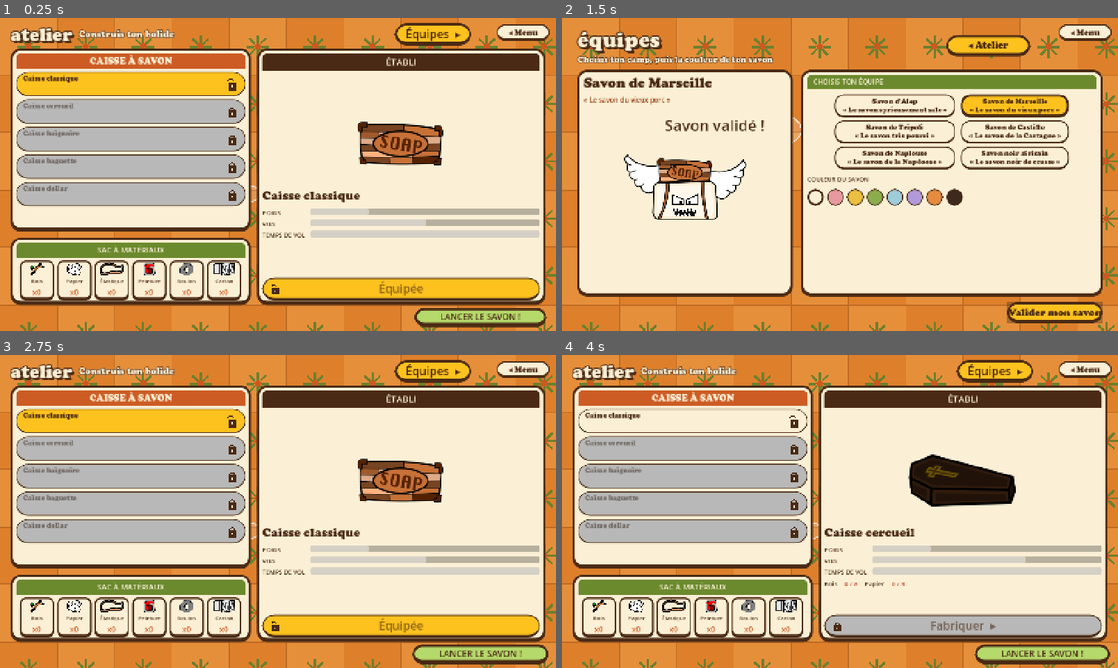
Above: before the commit, frames 1-4 (two rows, left to right).
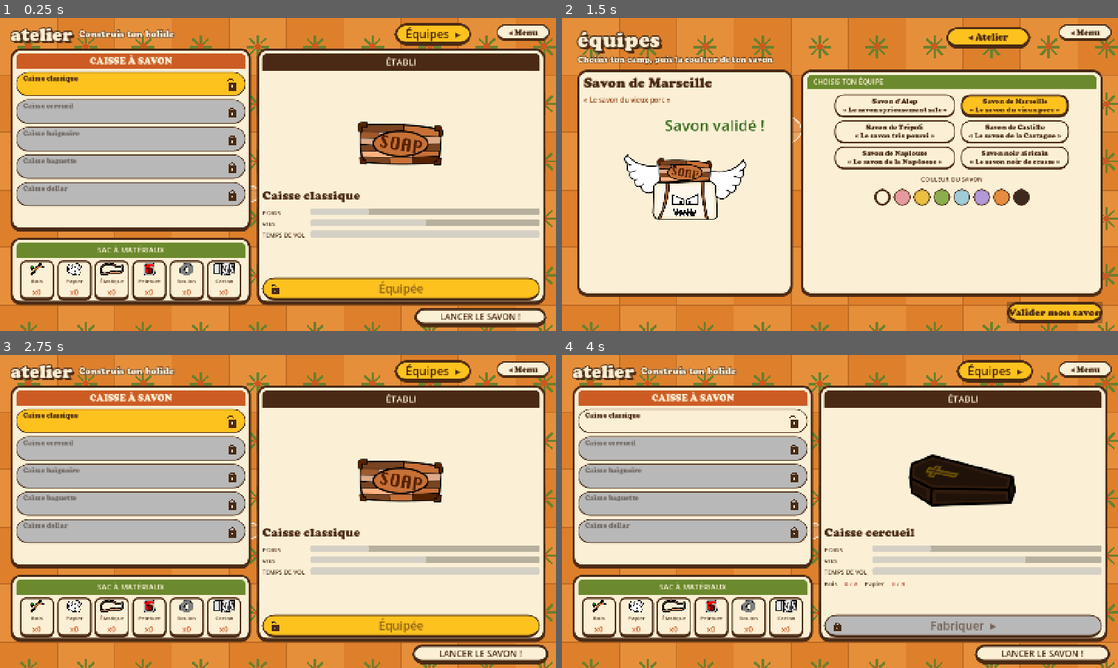
Above: after the commit, the same moments.

Repository: atostivint/LesAilesEtLaCaisse
Game: Godot game, scene res://scenes/atelier.tscn
Two runs of this game, one before a commit and one after it. Both use one fixed random seed, a clock stepped at 60 frames per second and the inputs below.
Inputs (mouse positions are in pixels of both pictures, inside the frame that each line leads up to):
- Up to frame 1 (0.25 s): no input
- Up to frame 2 (1.5 s): click "Équipes ▸" at 0.5 s; click "Valider mon savon" at 1.25 s
- Up to frame 3 (2.75 s): click "◂ Atelier" at 2 s
- Up to frame 4 (4 s): click (695, 420) at 2.77 s; click (695, 448) at 3.52 s

The runs differ from the first frame. In frame 1, 0.9% of the frame differs, in the area x 75-98%, y 93-98%; in frame 2, 3.2%, in the area x 18-85%, y 2-60%; in frame 3, 1.0%; in frame 4, 1.0%.

Commit message:
Menu : survol contrasté ; Équipes : alignement du haut, couleurs centrées, message vert ; scores : plus de marge
Co-Authored-By: Claude Haiku 5.5 <noreply@anthropic.com>

Diff:
--- a/Mathilde/main_menu.tscn
+++ b/Mathilde/main_menu.tscn
@@ -158,9 +158,9 @@
 theme_override_colors/font_pressed_color = Color(0.29, 0.165, 0.078, 1)
 theme_override_font_sizes/font_size = 40
 theme_override_styles/normal = SubResource("btn_yellow")
-theme_override_styles/pressed = SubResource("btn_yellow")
-theme_override_styles/hover = SubResource("btn_yellow")
-theme_override_styles/focus = SubResource("btn_yellow")
+theme_override_styles/pressed = SubResource("btn_cream")
+theme_override_styles/hover = SubResource("btn_cream")
+theme_override_styles/focus = SubResource("btn_cream")
 text = "Nouvelle partie"
 
 [node name="Continuer" type="Button" parent="Boutons"]
--- a/scenes/equipes.tscn
+++ b/scenes/equipes.tscn
@@ -77,6 +77,7 @@
 
 [node name="Haut" type="HBoxContainer" parent="Marge/Main"]
 layout_mode = 2
+alignment = 0
 theme_override_constants/separation = 20
 
 [node name="Titres" type="VBoxContainer" parent="Marge/Main/Haut"]
@@ -108,7 +109,7 @@
 [node name="Retour" type="Button" parent="Marge/Main/Haut"]
 custom_minimum_size = Vector2(220, 56)
 layout_mode = 2
-size_flags_vertical = 4
+size_flags_vertical = 0
 theme_override_colors/font_color = Color(0.29, 0.165, 0.078, 1)
 theme_override_fonts/font = ExtResource("3_font")
 theme_override_font_sizes/font_size = 24
@@ -241,11 +242,13 @@
 layout_mode = 2
 theme_override_colors/font_color = Color(0.29, 0.165, 0.078, 1)
 theme_override_font_sizes/font_size = 16
+horizontal_alignment = 1
 text = "COULEUR DU SAVON"
 
 [node name="Swatches" type="HBoxContainer" parent="Marge/Main/Corps/Droite/DroiteBox"]
 unique_name_in_owner = true
 layout_mode = 2
+alignment = 1
 theme_override_constants/separation = 8
 
 [node name="Valider" type="Button" parent="Marge/Main"]
--- a/scenes/score_bon.tscn
+++ b/scenes/score_bon.tscn
@@ -95,17 +95,17 @@
 anchors_preset = 15
 anchor_right = 1.0
 anchor_bottom = 1.0
-offset_bottom = -380.0
+offset_bottom = -410.0
 grow_horizontal = 2
 grow_vertical = 2
 
 [node name="Colline" type="Polygon2D" parent="Haut"]
 color = Color(0.98, 0.94, 0.84, 1)
-polygon = PackedVector2Array(0, 300, 180, 240, 420, 220, 700, 300, 1000, 400, 1456, 330, 1456, 439, 0, 439)
+polygon = PackedVector2Array(0, 300, 180, 240, 420, 220, 700, 300, 1000, 400, 1456, 330, 1456, 419, 0, 419)
 
 [node name="Mer" type="Polygon2D" parent="Haut"]
 color = Color(0.35, 0.6, 0.62, 1)
-polygon = PackedVector2Array(0, 402, 1456, 402, 1456, 439, 0, 439)
+polygon = PackedVector2Array(0, 402, 1456, 402, 1456, 419, 0, 419)
 
 [node name="Savon" parent="Haut" instance=ExtResource("4_soap")]
 unique_name_in_owner = true
@@ -138,7 +138,7 @@
 offset_left = 40.0
 offset_top = 120.0
 offset_right = 300.0
-offset_bottom = 430.0
+offset_bottom = 410.0
 expand_mode = 1
 stretch_mode = 5
 
@@ -147,7 +147,7 @@
 offset_left = 1140.0
 offset_top = 110.0
 offset_right = 1410.0
-offset_bottom = 430.0
+offset_bottom = 410.0
 expand_mode = 1
 stretch_mode = 5
 
@@ -157,17 +157,17 @@
 anchor_top = 1.0
 anchor_right = 1.0
 anchor_bottom = 1.0
-offset_top = -380.0
+offset_top = -410.0
 grow_horizontal = 2
 grow_vertical = 0
 theme_override_styles/panel = SubResource("bas")
 
 [node name="Marge" type="MarginContainer" parent="Bas"]
 layout_mode = 2
-theme_override_constants/margin_left = 48
-theme_override_constants/margin_top = 28
-theme_override_constants/margin_right = 48
-theme_override_constants/margin_bottom = 24
+theme_override_constants/margin_left = 56
+theme_override_constants/margin_top = 32
+theme_override_constants/margin_right = 56
+theme_override_constants/margin_bottom = 28
 
 [node name="Colonnes" type="HBoxContainer" parent="Bas/Marge"]
 layout_mode = 2
--- a/scenes/score_catastrophe.tscn
+++ b/scenes/score_catastrophe.tscn
@@ -95,17 +95,17 @@
 anchors_preset = 15
 anchor_right = 1.0
 anchor_bottom = 1.0
-offset_bottom = -380.0
+offset_bottom = -410.0
 grow_horizontal = 2
 grow_vertical = 2
 
 [node name="Colline" type="Polygon2D" parent="Haut"]
 color = Color(0.98, 0.94, 0.84, 1)
-polygon = PackedVector2Array(0, 300, 180, 240, 420, 220, 700, 300, 1000, 400, 1456, 330, 1456, 439, 0, 439)
+polygon = PackedVector2Array(0, 300, 180, 240, 420, 220, 700, 300, 1000, 400, 1456, 330, 1456, 419, 0, 419)
 
 [node name="Mer" type="Polygon2D" parent="Haut"]
 color = Color(0.35, 0.6, 0.62, 1)
-polygon = PackedVector2Array(0, 402, 1456, 402, 1456, 439, 0, 439)
+polygon = PackedVector2Array(0, 402, 1456, 402, 1456, 419, 0, 419)
 
 [node name="Savon" parent="Haut" instance=ExtResource("4_soap")]
 unique_name_in_owner = true
@@ -138,7 +138,7 @@
 offset_left = 40.0
 offset_top = 120.0
 offset_right = 300.0
-offset_bottom = 430.0
+offset_bottom = 410.0
 expand_mode = 1
 stretch_mode = 5
 
@@ -147,7 +147,7 @@
 offset_left = 1140.0
 offset_top = 110.0
 offset_right = 1410.0
-offset_bottom = 430.0
+offset_bottom = 410.0
 expand_mode = 1
 stretch_mode = 5
 
@@ -157,17 +157,17 @@
 anchor_top = 1.0
 anchor_right = 1.0
 anchor_bottom = 1.0
-offset_top = -380.0
+offset_top = -410.0
 grow_horizontal = 2
 grow_vertical = 0
 theme_override_styles/panel = SubResource("bas")
 
 [node name="Marge" type="MarginContainer" parent="Bas"]
 layout_mode = 2
-theme_override_constants/margin_left = 48
-theme_override_constants/margin_top = 28
-theme_override_constants/margin_right = 48
-theme_override_constants/margin_bottom = 24
+theme_override_constants/margin_left = 56
+theme_override_constants/margin_top = 32
+theme_override_constants/margin_right = 56
+theme_override_constants/margin_bottom = 28
 
 [node name="Colonnes" type="HBoxContainer" parent="Bas/Marge"]
 layout_mode = 2
--- a/scenes/score_excellent.tscn
+++ b/scenes/score_excellent.tscn
@@ -94,17 +94,17 @@
 anchors_preset = 15
 anchor_right = 1.0
 anchor_bottom = 1.0
-offset_bottom = -380.0
+offset_bottom = -410.0
 grow_horizontal = 2
 grow_vertical = 2
 
 [node name="Colline" type="Polygon2D" parent="Haut"]
 color = Color(0.98, 0.94, 0.84, 1)
-polygon = PackedVector2Array(0, 300, 180, 240, 420, 220, 700, 300, 1000, 400, 1456, 330, 1456, 439, 0, 439)
+polygon = PackedVector2Array(0, 300, 180, 240, 420, 220, 700, 300, 1000, 400, 1456, 330, 1456, 419, 0, 419)
 
 [node name="Mer" type="Polygon2D" parent="Haut"]
 color = Color(0.35, 0.6, 0.62, 1)
-polygon = PackedVector2Array(0, 402, 1456, 402, 1456, 439, 0, 439)
+polygon = PackedVector2Array(0, 402, 1456, 402, 1456, 419, 0, 419)
 
 [node name="Savon" parent="Haut" instance=ExtResource("4_soap")]
 unique_name_in_owner = true
@@ -137,7 +137,7 @@
 offset_left = 40.0
 offset_top = 120.0
 offset_right = 300.0
-offset_bottom = 430.0
+offset_bottom = 410.0
 expand_mode = 1
 stretch_mode = 5
 
@@ -146,7 +146,7 @@
 offset_left = 1140.0
 offset_top = 110.0
 offset_right = 1410.0
-offset_bottom = 430.0
+offset_bottom = 410.0
 expand_mode = 1
 stretch_mode = 5
 
@@ -156,17 +156,17 @@
 anchor_top = 1.0
 anchor_right = 1.0
 anchor_bottom = 1.0
-offset_top = -380.0
+offset_top = -410.0
 grow_horizontal = 2
 grow_vertical = 0
 theme_override_styles/panel = SubResource("bas")
 
 [node name="Marge" type="MarginContainer" parent="Bas"]
 layout_mode = 2
-theme_override_constants/margin_left = 48
-theme_override_constants/margin_top = 28
-theme_override_constants/margin_right = 48
-theme_override_constants/margin_bottom = 24
+theme_override_constants/margin_left = 56
+theme_override_constants/margin_top = 32
+theme_override_constants/margin_right = 56
+theme_override_constants/margin_bottom = 28
 
 [node name="Colonnes" type="HBoxContainer" parent="Bas/Marge"]
 layout_mode = 2
--- a/scenes/score_mauvais.tscn
+++ b/scenes/score_mauvais.tscn
@@ -95,17 +95,17 @@
 anchors_preset = 15
 anchor_right = 1.0
 anchor_bottom = 1.0
-offset_bottom = -380.0
+offset_bottom = -410.0
 grow_horizontal = 2
 grow_vertical = 2
 
 [node name="Colline" type="Polygon2D" parent="Haut"]
 color = Color(0.98, 0.94, 0.84, 1)
-polygon = PackedVector2Array(0, 300, 180, 240, 420, 220, 700, 300, 1000, 400, 1456, 330, 1456, 439, 0, 439)
+polygon = PackedVector2Array(0, 300, 180, 240, 420, 220, 700, 300, 1000, 400, 1456, 330, 1456, 419, 0, 419)
 
 [node name="Mer" type="Polygon2D" parent="Haut"]
 color = Color(0.35, 0.6, 0.62, 1)
-polygon = PackedVector2Array(0, 402, 1456, 402, 1456, 439, 0, 439)
+polygon = PackedVector2Array(0, 402, 1456, 402, 1456, 419, 0, 419)
 
 [node name="Savon" parent="Haut" instance=ExtResource("4_soap")]
 unique_name_in_owner = true
@@ -138,7 +138,7 @@
 offset_left = 40.0
 offset_top = 120.0
 offset_right = 300.0
-offset_bottom = 430.0
+offset_bottom = 410.0
 expand_mode = 1
 stretch_mode = 5
 
@@ -147,7 +147,7 @@
 offset_left = 1140.0
 offset_top = 110.0
 offset_right = 1410.0
-offset_bottom = 430.0
+offset_bottom = 410.0
 expand_mode = 1
 stretch_mode = 5
 
@@ -157,17 +157,17 @@
 anchor_top = 1.0
 anchor_right = 1.0
 anchor_bottom = 1.0
-offset_top = -380.0
+offset_top = -410.0
 grow_horizontal = 2
 grow_vertical = 0
 theme_override_styles/panel = SubResource("bas")
 
 [node name="Marge" type="MarginContainer" parent="Bas"]
 layout_mode = 2
-theme_override_constants/margin_left = 48
-theme_override_constants/margin_top = 28
-theme_override_constants/margin_right = 48
-theme_override_constants/margin_bottom = 24
+theme_override_constants/margin_left = 56
+theme_override_constants/margin_top = 32
+theme_override_constants/margin_right = 56
+theme_override_constants/margin_bottom = 28
 
 [node name="Colonnes" type="HBoxContainer" parent="Bas/Marge"]
 layout_mode = 2
--- a/scenes/score_moyen.tscn
+++ b/scenes/score_moyen.tscn
@@ -95,17 +95,17 @@
 anchors_preset = 15
 anchor_right = 1.0
 anchor_bottom = 1.0
-offset_bottom = -380.0
+offset_bottom = -410.0
 grow_horizontal = 2
 grow_vertical = 2
 
 [node name="Colline" type="Polygon2D" parent="Haut"]
 color = Color(0.98, 0.94, 0.84, 1)
-polygon = PackedVector2Array(0, 300, 180, 240, 420, 220, 700, 300, 1000, 400, 1456, 330, 1456, 439, 0, 439)
+polygon = PackedVector2Array(0, 300, 180, 240, 420, 220, 700, 300, 1000, 400, 1456, 330, 1456, 419, 0, 419)
 
 [node name="Mer" type="Polygon2D" parent="Haut"]
 color = Color(0.35, 0.6, 0.62, 1)
-polygon = PackedVector2Array(0, 402, 1456, 402, 1456, 439, 0, 439)
+polygon = PackedVector2Array(0, 402, 1456, 402, 1456, 419, 0, 419)
 
 [node name="Savon" parent="Haut" instance=ExtResource("4_soap")]
 unique_name_in_owner = true
@@ -138,7 +138,7 @@
 offset_left = 40.0
 offset_top = 120.0
 offset_right = 300.0
-offset_bottom = 430.0
+offset_bottom = 410.0
 expand_mode = 1
 stretch_mode = 5
 
@@ -147,7 +147,7 @@
 offset_left = 1140.0
 offset_top = 110.0
 offset_right = 1410.0
-offset_bottom = 430.0
+offset_bottom = 410.0
 expand_mode = 1
 stretch_mode = 5
 
@@ -157,17 +157,17 @@
 anchor_top = 1.0
 anchor_right = 1.0
 anchor_bottom = 1.0
-offset_top = -380.0
+offset_top = -410.0
 grow_horizontal = 2
 grow_vertical = 0
 theme_override_styles/panel = SubResource("bas")
 
 [node name="Marge" type="MarginContainer" parent="Bas"]
 layout_mode = 2
-theme_override_constants/margin_left = 48
-theme_override_constants/margin_top = 28
-theme_override_constants/margin_right = 48
-theme_override_constants/margin_bottom = 24
+theme_override_constants/margin_left = 56
+theme_override_constants/margin_top = 32
+theme_override_constants/margin_right = 56
+theme_override_constants/margin_bottom = 28
 
 [node name="Colonnes" type="HBoxContainer" parent="Bas/Marge"]
 layout_mode = 2
--- a/scripts/atelier.gd
+++ b/scripts/atelier.gd
@@ -249,8 +249,9 @@
 
 func _habiller_boutons() -> void:
 	# Lancer le savon : vert, avec une légère pulsation pour donner envie de cliquer
-	for etat in ["normal", "hover", "pressed", "focus"]:
-		launch_button.add_theme_stylebox_override(etat, _card_style(VERT, 40, 6))
+	launch_button.add_theme_stylebox_override("normal", _card_style(VERT, 40, 6))
+	for etat in ["hover", "pressed", "focus"]:
+		launch_button.add_theme_stylebox_override(etat, _card_style(CREAM, 40, 6))
 	# Équipes : au survol, fond crème et texte orange
 	var equipes_button: Button = get_node("Margin/Main/Haut/EquipesButton")
 	for etat in ["hover", "pressed", "focus"]:
--- a/scripts/equipes.gd
+++ b/scripts/equipes.gd
@@ -101,7 +101,7 @@
 	GameState.set_equipe(_equipe, _couleur)
 	var message := Label.new()
 	message.text = "Savon validé !"
-	message.add_theme_color_override("font_color", BRUN)
+	message.add_theme_color_override("font_color", Color(0.18, 0.4, 0.08, 1))
 	message.add_theme_font_size_override("font_size", 40)
 	message.set_anchors_and_offsets_preset(Control.PRESET_CENTER_TOP)
 	message.offset_top = 16.0
